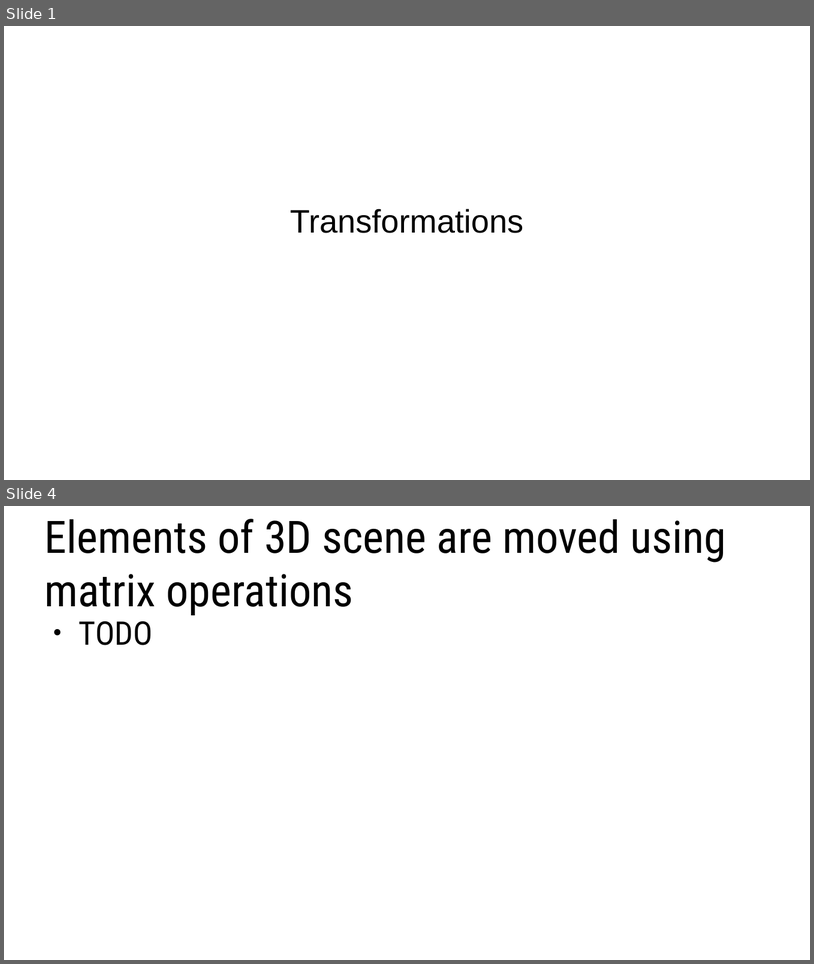
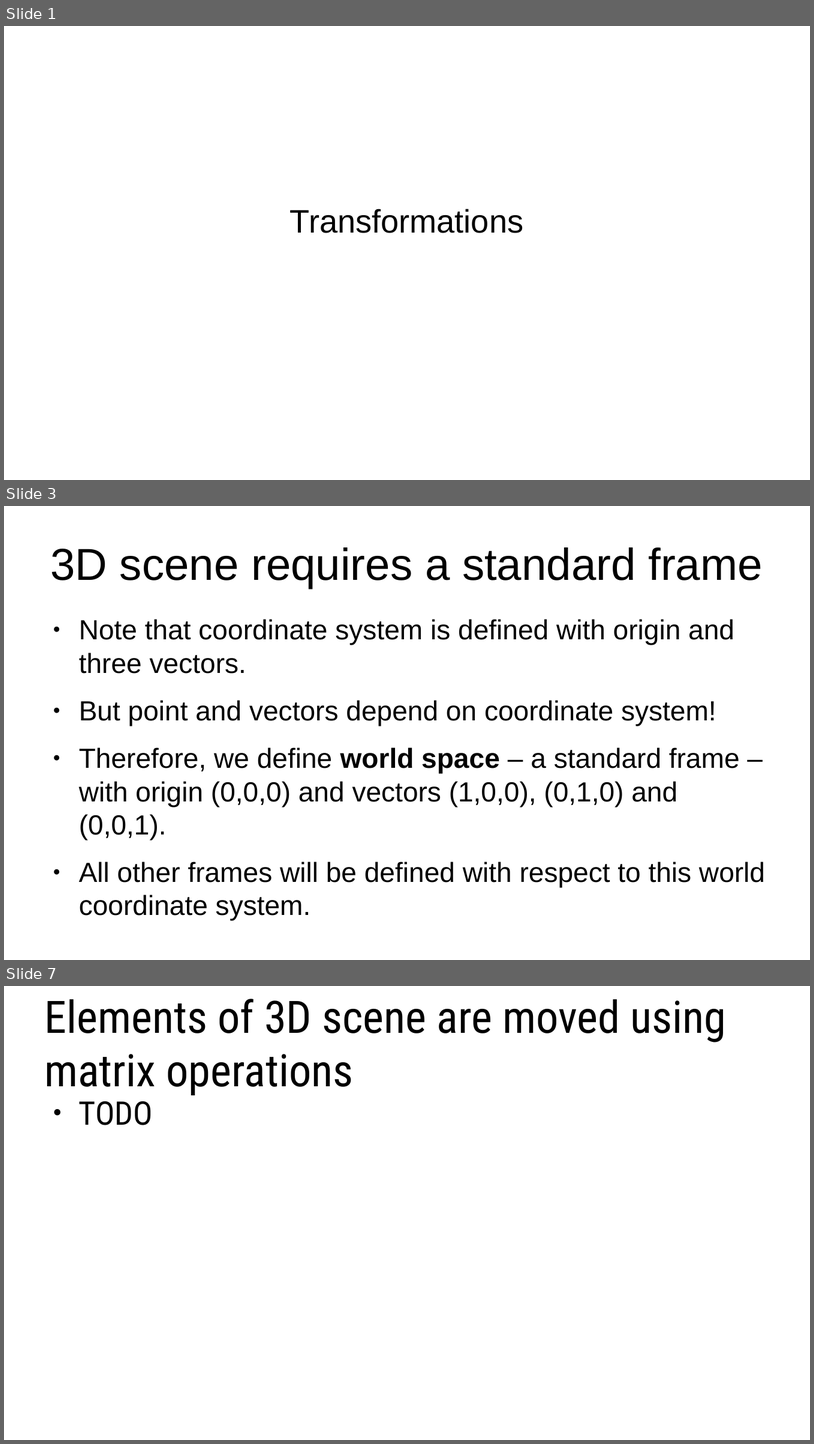
Before and after one commit to lorentzo/IntroductionToComputerGraphics, a slide deck: lectures/3_foundations_3d_scene/3_5_transformations.odp. Shown one above the other, each under a label of ours: slides 1 and 4 before the commit, slides 1, 3 and 7 after it; the slides between them are not shown. The pictures are 814x964 and 814x1444 pixels, drawn with LibreOffice and Linux fonts; fonts in the diff are those of the drawing. Boxes give left, top, right and bottom in pixels: in the first picture for what was removed or moved away, otherwise in the second. Text is boxed around its words. In the diff, an @@ line names an element or a change of style, - is before the commit and + after.

```diff
--- a/lectures/3_foundations_3d_scene/3_5_transformations.odp
+++ b/lectures/3_foundations_3d_scene/3_5_transformations.odp
@@ slide 3 added at bbox=[4, 506, 810, 960], background #FFFFFF @@
@@ title added at bbox=[50, 547, 762, 588], 44 pt, text #000000 @@
+3D scene requires a standard frame
@@ text added at bbox=[79, 619, 765, 887], 27.2 pt, text #000000 @@
+● Note that coordinate system is defined with origin and three vectors.
+● But point and vectors depend on coordinate system!
+● Therefore, we define world space – a standard frame – with origin (0,0,0) and vectors (1,0,0), (0,1,0) and (0,0,1).
+● All other frames will be defined with respect to this world coordinate system.
@@ what was slide 4 is now slide 7 @@
```
Also in this commit, not shown: 2 slides changed, 2 other slides added, 1 other file.
